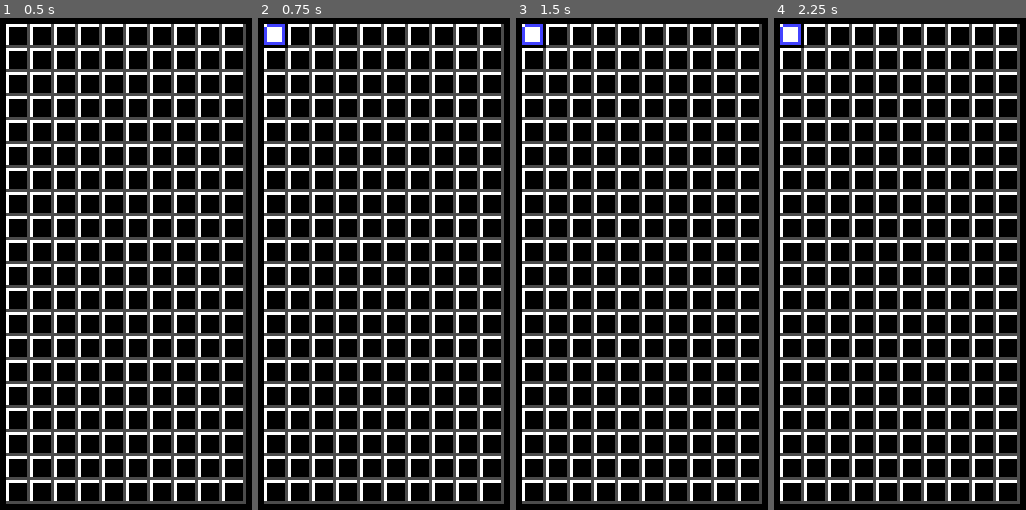
Above: before the commit, frames 1-4 (left to right).
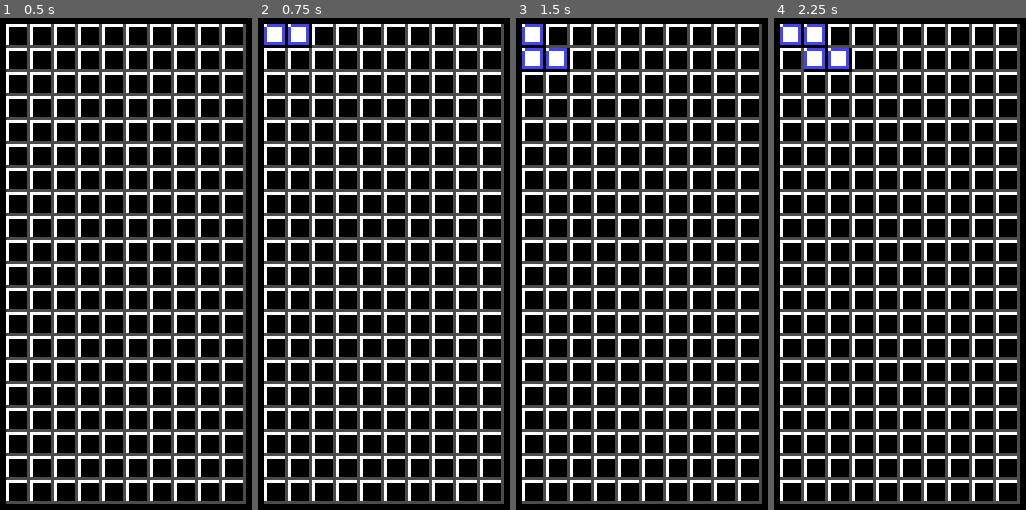
Above: after the commit, the same moments.

Repository: Tohzt/Tetris-Clone-Prep
Game: Godot game, scene res://Scenes/Grid_Scene.tscn
Two runs of this game, one before a commit and one after it. Both use one fixed random seed, a clock stepped at 60 frames per second and the inputs below. This scene is started directly instead of the project's main scene.
Inputs:
- Up to frame 1 (0.5 s): no input
- Up to frame 2 (0.75 s): tap Enter (START) at 0.5, 0.6 s; hold Right (RIGHT) from 0.53 s (still down)
- Up to frame 3 (1.5 s): tap Enter (START) at 1.25, 1.35 s; release Right (RIGHT) at 1.28 s; hold Down (DOWN) from 1.28 s (still down)
- Up to frame 4 (2.25 s): tap Enter (START) at 2, 2.1 s; release Down (DOWN) at 2.03 s; hold Right (RIGHT) from 2.03 s (still down)

Frame 1 is identical in both runs. In frame 2, 0.5% of the frame differs, in the area x 11-22%, y 1-7%; in frame 3, 0.9%; in frame 4, 1.4%, in the area x 11-31%, y 1-11%.
Error before the commit: Invalid call. Nonexistent function 'drop' in base 'Node2D'. (res://Scripts/Game_Manager.gd:24)

Commit message:
Basic Block movement

Diff:
--- a/Scenes/Block_Scene.tscn
+++ b/Scenes/Block_Scene.tscn
@@ -1,11 +1,13 @@
-[gd_scene load_steps=3 format=3 uid="uid://catpjamu1y2sd"]
+[gd_scene load_steps=4 format=3 uid="uid://catpjamu1y2sd"]
 
 [ext_resource type="Texture2D" uid="uid://5d61xgtlc5ro" path="res://Assets/Tetrominos/Blocks.png" id="1_iili0"]
+[ext_resource type="Script" path="res://Scripts/Block_Script.gd" id="1_saedy"]
 
 [sub_resource type="RectangleShape2D" id="RectangleShape2D_h4iwm"]
-size = Vector2(8, 8)
+size = Vector2(6, 6)
 
 [node name="Block" type="Node2D" groups=["Block"]]
+script = ExtResource("1_saedy")
 
 [node name="Area2D" type="Area2D" parent="."]
 
@@ -18,3 +20,5 @@
 centered = false
 hframes = 3
 vframes = 10
+
+[connection signal="area_entered" from="Area2D" to="." method="_on_area_2d_area_entered"]
--- a/Scenes/Grid_Scene.tscn
+++ b/Scenes/Grid_Scene.tscn
@@ -27,9 +27,9 @@
 offset_bottom = 40.0
 texture = ExtResource("1_m2c3d")
 
+[node name="Blocks" type="Node2D" parent="."]
+
 [node name="Area2D" type="Area2D" parent="."]
 
 [node name="CollisionPolygon2D" type="CollisionPolygon2D" parent="Area2D"]
-polygon = PackedVector2Array(0, 0, 0, 160, 80, 160, 80, 0, 88, 0, 88, 168, -8, 168, -8, 0)
-
-[node name="Blocks" type="Node2D" parent="."]
+polygon = PackedVector2Array(0, 0, 0, 160, 80, 160, 80, 0, 96, 0, 96, 184, -16, 184, -16, 0)
--- /dev/null
+++ b/Scripts/Block_Script.gd
@@ -0,0 +1,22 @@
+extends Node2D
+
+var is_stuck := false
+var prev_pos := Vector2.ZERO
+
+func _ready():
+	pass
+
+func _process(_delta):
+	pass
+
+func drop(dir: Vector2):
+	prev_pos = position
+	if !is_stuck:
+		position += dir
+
+func _on_area_2d_area_entered(_area):
+	if !is_stuck:
+		if position.y > prev_pos.y:
+			is_stuck = true
+			GameManager.update_grid(prev_pos)
+		position = prev_pos
--- a/Scripts/Game_Manager.gd
+++ b/Scripts/Game_Manager.gd
@@ -5,7 +5,7 @@
 var game_is_paused := false
 var grid_width := 10
 var grid_height := 10
-var cell_size := 32
+var cell_size := 8
 
 func _ready():
 	print()
@@ -16,9 +16,16 @@
 
 func _unhandled_input(_event):
 	if Input.is_action_just_pressed("DOWN"):
-		drop_blocks()
+		drop_blocks(Vector2.DOWN)
+	if Input.is_action_just_pressed("LEFT"):
+		drop_blocks(Vector2.LEFT)
+	if Input.is_action_just_pressed("RIGHT"):
+		drop_blocks(Vector2.RIGHT)
 
-func drop_blocks():
+func drop_blocks(dir: Vector2):
 	var blocks = get_tree().get_nodes_in_group("Block")
 	for block in blocks:
-		block.drop()
+		block.drop(dir * cell_size)
+
+func update_grid(pos):
+	print(pos / cell_size)
--- a/project.godot
+++ b/project.godot
@@ -73,6 +73,10 @@
 ]
 }
 
+[physics]
+
+2d/default_gravity=0.0
+
 [rendering]
 
 textures/canvas_textures/default_texture_filter=0
